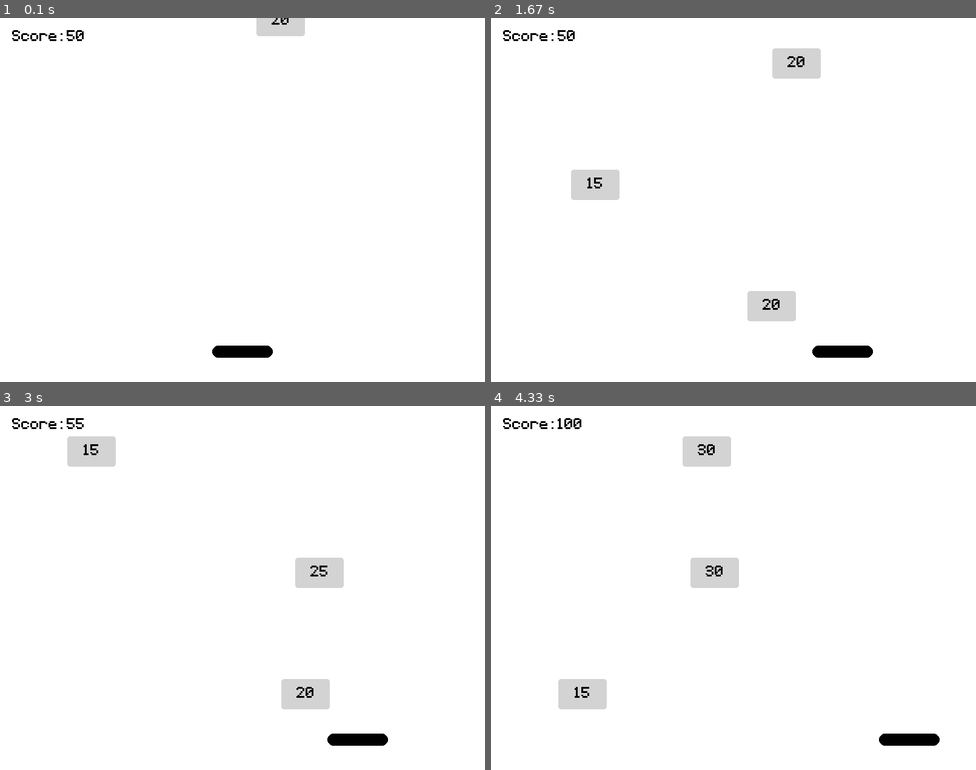
Above: before the commit, frames 1-4 (two rows, left to right).
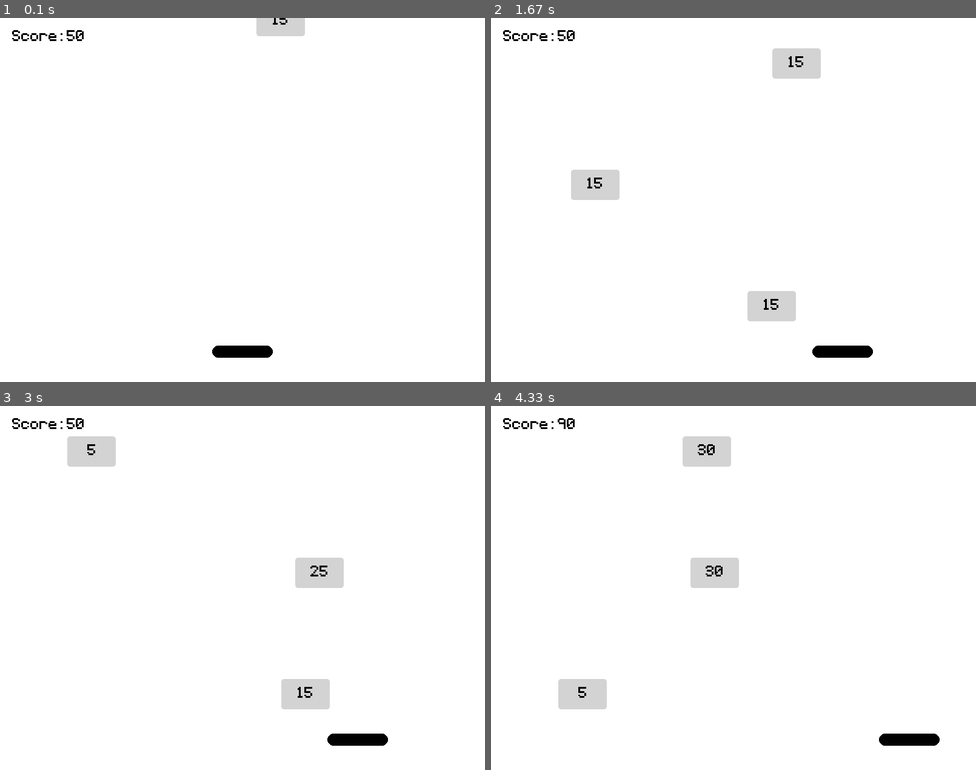
Above: after the commit, the same moments.

Repository: NedzadDonlagic04/pygame-board-point-collector
Game: pygame game, started from main.py
Same seed, same stepped clock (60 frames per second), same inputs: the game is played once before the commit and once after it.
Inputs:
- Up to frame 1 (0.1 s): no input
- Up to frame 2 (1.67 s): hold Right 0.33-0.8 s; hold Right 0.83-1.3 s; hold Left from 1.33 s (still down)
- Up to frame 3 (3 s): release Left at 1.87 s; hold Left 1.9-2.3 s; hold Right 2.33-2.97 s
- Up to frame 4 (4.33 s): hold Left 3-3.47 s; hold Right 3.5-3.97 s; hold Right from 4 s (still down)

The runs differ from the first frame. In frame 1, less than 0.1% of the frame differs, in the area x 56-60%, y 0-2%; in frame 2, less than 0.1%; in frame 3, 0.1%; in frame 4, 0.1%, in the area x 13-21%, y 3-81%.

Commit message:
Added multiply and divide block

Diff:
--- a/classes.py
+++ b/classes.py
@@ -43,7 +43,12 @@
         pygame.draw.rect(self.image, color, (0, 0, rectWidth, rectHeight), border_radius=4)
         self.rect = self.image.get_rect( bottomleft = (x, 0) )
 
-        self.score = random.randrange(5, 50, 5)
+        self.score = random.randrange(-5, 60, 5)
+
+        if self.score < 5:
+            self.score = '/'
+        elif self.score > 50:
+            self.score = '*'
 
         font = pygame.font.Font('./fonts/Pixeltype.ttf', 40)
         text = font.render(str(self.score), False, 'black')
@@ -80,11 +85,21 @@
             self.GAME_OVER = True
 
     def addScore(self, score):
-        self.score += score
+        if score == '/':
+            self.score //= 2
+        elif score == '*':
+            self.score *= 2
+        else:
+            self.score += score
+
         self.makeScore()
 
     def reduceScore(self, score):
-        self.score -= score
+        if score == '*':
+            self.score //= 2
+        elif score != '/':
+            self.score -= score
+
         self.makeScore()
 
     def update(self, player, blocks):
